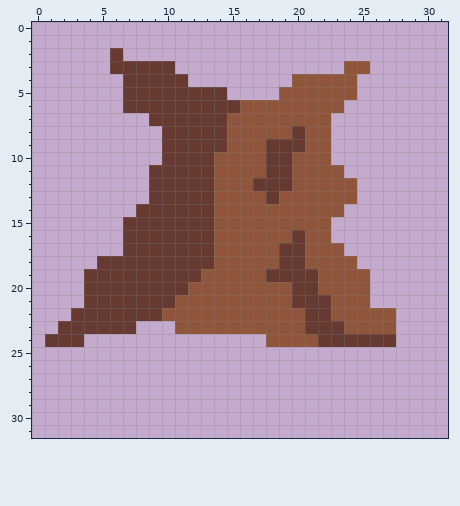
Pixel-art file, stored at unorganisedAssets/Sprite-0003.aseprite. This is how it looked before the edit.
32x32 pixels, 1 frame.
The same view after the edit:
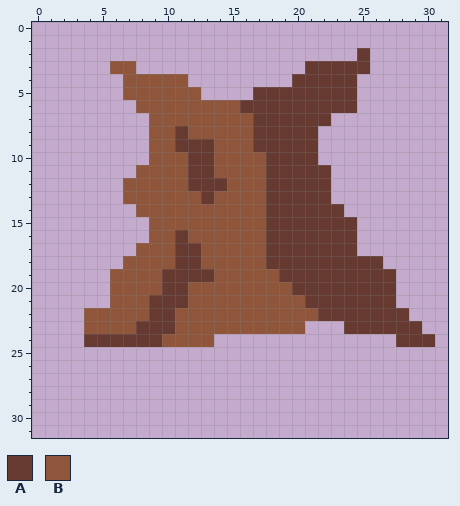
Palette (. is transparent): A #663931  B #8f563b
What changed:
Changed rows in their new state; - is an unchanged pixel.
first column x 1:
 2 -----.------------------A-----
 3 -----BB...----------AAAAA-----
 4 ------BBBBB--------AAAAA------
 5 ------BBBBBB..--AAAAAAAA------
 6 ------.BBBBBBBBAAAAAAAAA------
 7 --------BBBBBB--AAAAAA--------
 8 --------BB-BBB--AAA-A.--------
 9 --------BB---B--A---A.--------
10 --------BBB--------AA.--------
11 -------BBBB--------AAA.-------
12 ------BBBBB--A--B--AAA..------
13 ------BBBBBB------AAAA..------
14 -------BBBBBB----AAAAAA-------
15 ------..BBBBB----AAAAAAA------
16 ------..BB-BB----AA-AAAA------
17 ------.BBB--B----A--AAAA------
18 ----..BBBB--B----A--AAAAAA----
19 ---..BBBB---A----B---AAAAAA---
20 ---..BBBB------------AAAAAA---
21 ---..BBB--A--------B--AAAAA---
22 --.BBBBB-A----------B-AAAAAA--
23 -..BBBBAAA----------...AAAAAA-
24 ...AAAAAABBBB----..........AAA
